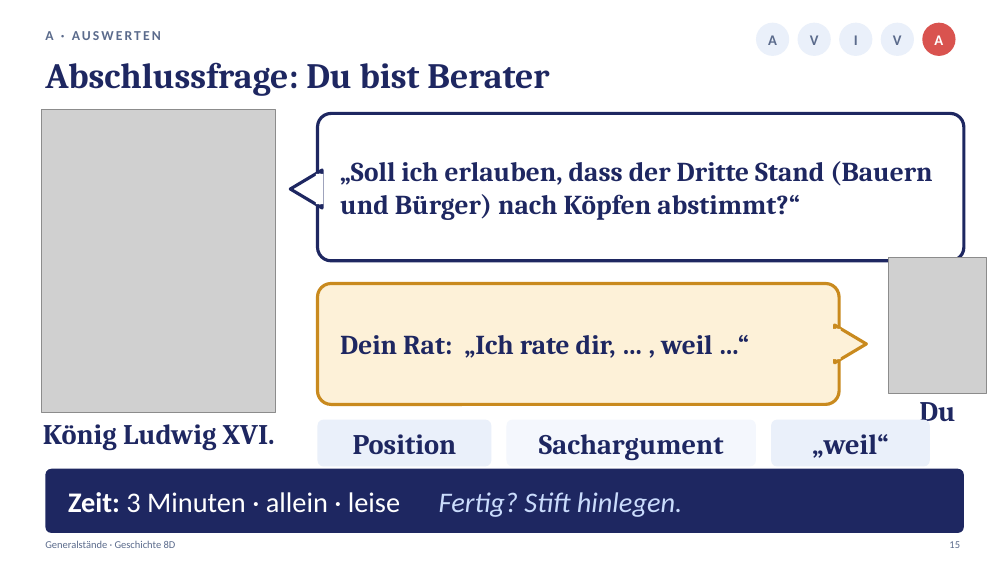
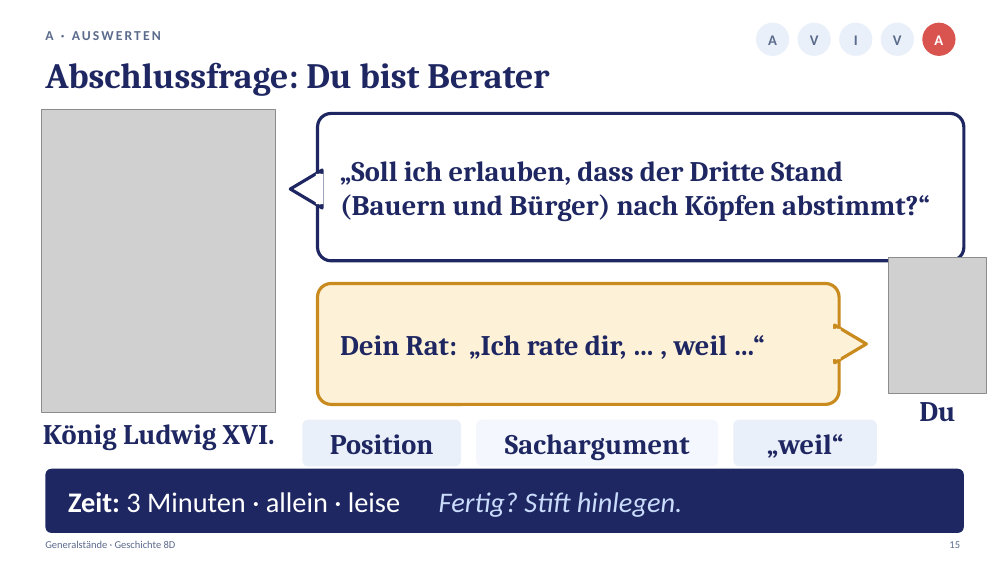
Before and after one commit to golzkonstantin-gif/Schule, a slide deck: slide 15 of Geschichte_8D/Generalstaende/Praesentation_Generalstaende_8D.pptx. Drawn at 1008x567 pixels with LibreOffice and Linux fonts; fonts in the diff are those of the drawing; grey boxes stand for pictures. Boxes give left, top, right and bottom in pixels: in the first picture for what was removed or moved away, otherwise in the second. Text is boxed around its words. In the diff, an @@ line names an element or a change of style, - is before the commit and + after.

```diff
--- a/Geschichte_8D/Generalstaende/Praesentation_Generalstaende_8D.pptx
+++ b/Geschichte_8D/Generalstaende/Praesentation_Generalstaende_8D.pptx
@@ text "„Soll ich erlauben, dass der ..." at (340, 161, 930, 222): size 26 to 27 pt @@
@@ text "Dein Rat: „Ich rate dir, ..." at (340, 335, 728, 359): size 26 to 27 pt @@
@@ rounded rectangle: place and size @@
-rounded rectangle at (318, 420, 492, 467)
+rounded rectangle at (302, 420, 461, 467)
@@ text "Position": place and size @@
-text "Position" at (353, 434, 457, 455)
+text "Position" at (330, 434, 434, 454)
@@ rounded rectangle: place and size @@
-rounded rectangle at (507, 420, 756, 467)
+rounded rectangle at (476, 420, 718, 467)
@@ text "Sachargument": place and size @@
-text "Sachargument" at (539, 434, 724, 461)
+text "Sachargument" at (505, 434, 690, 461)
@@ rounded rectangle: place and size @@
-rounded rectangle at (771, 420, 930, 467)
+rounded rectangle at (734, 420, 877, 467)
@@ text "„weil“": place and size @@
-text "„weil“" at (812, 434, 888, 458)
+text "„weil“" at (767, 434, 843, 458)
```
Also in this commit, not shown: 8 other slides changed, 5 other files.
